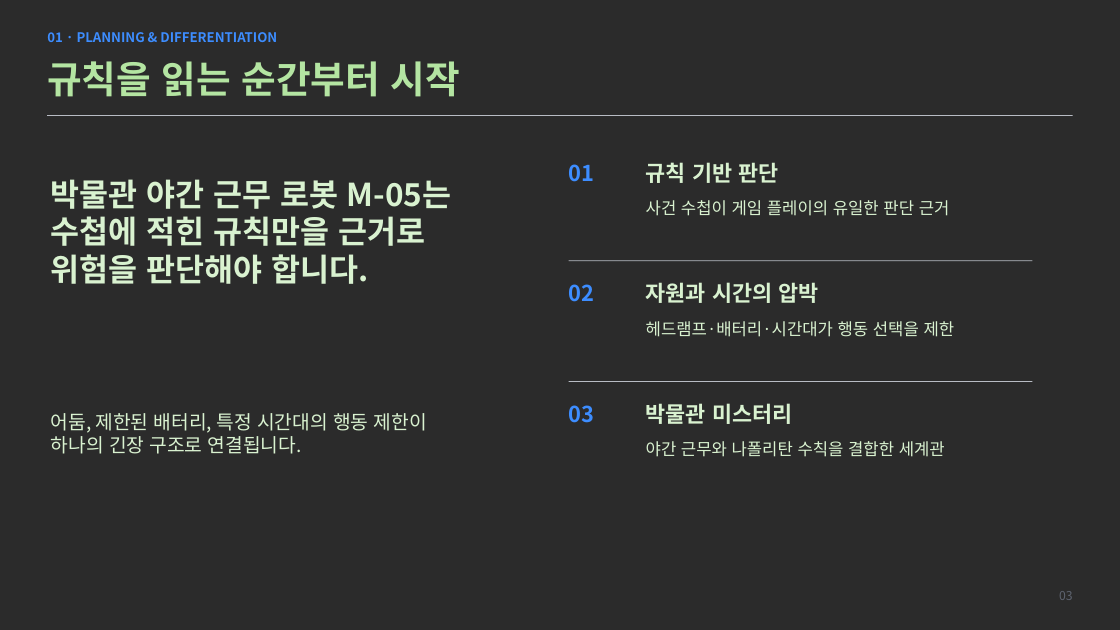
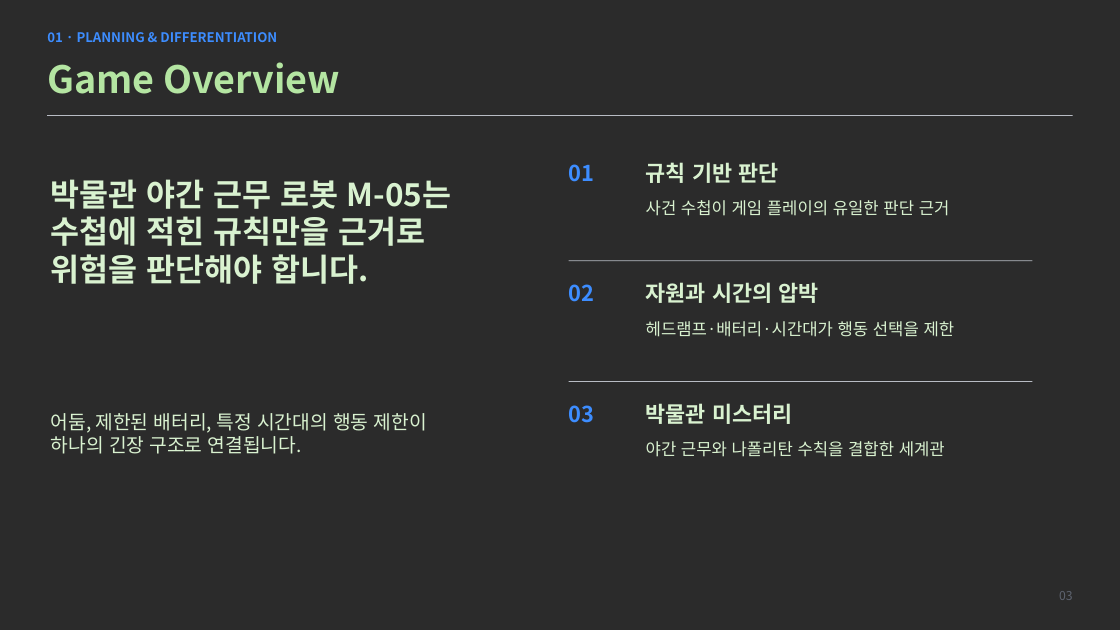
Before and after one commit to AACHANJINAA/Aeterna, a slide deck: slide 3 of Presentation/AETERNA_프로젝트_심사발표.pptx. Drawn at 1120x630 pixels with LibreOffice and Linux fonts; fonts in the diff are those of the drawing; background and template pictures are left out; a plain dark background stands for a picture behind light text. Boxes give left, top, right and bottom in pixels: in the first picture for what was removed or moved away, otherwise in the second. Text is boxed around its words. In the diff, an @@ line names an element or a change of style, - is before the commit and + after.

```diff
--- a/Presentation/AETERNA_프로젝트_심사발표.pptx
+++ b/Presentation/AETERNA_프로젝트_심사발표.pptx
@@ text at (x1=47, y1=62, x2=340, y2=94): text changed @@
-규칙을 읽는 순간부터 시작
+Game Overview
```
Also in this commit, not shown: 4 other slides changed.
